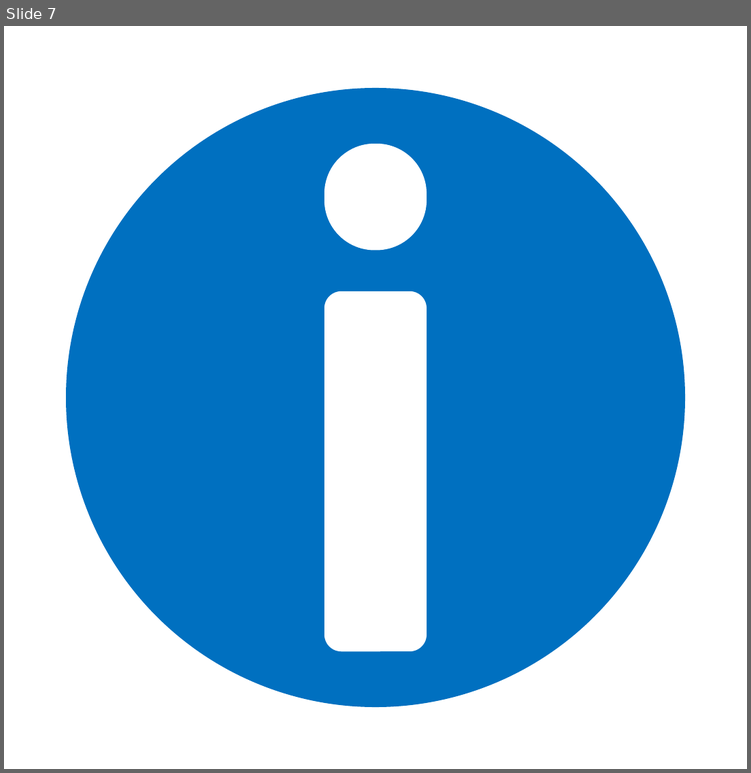
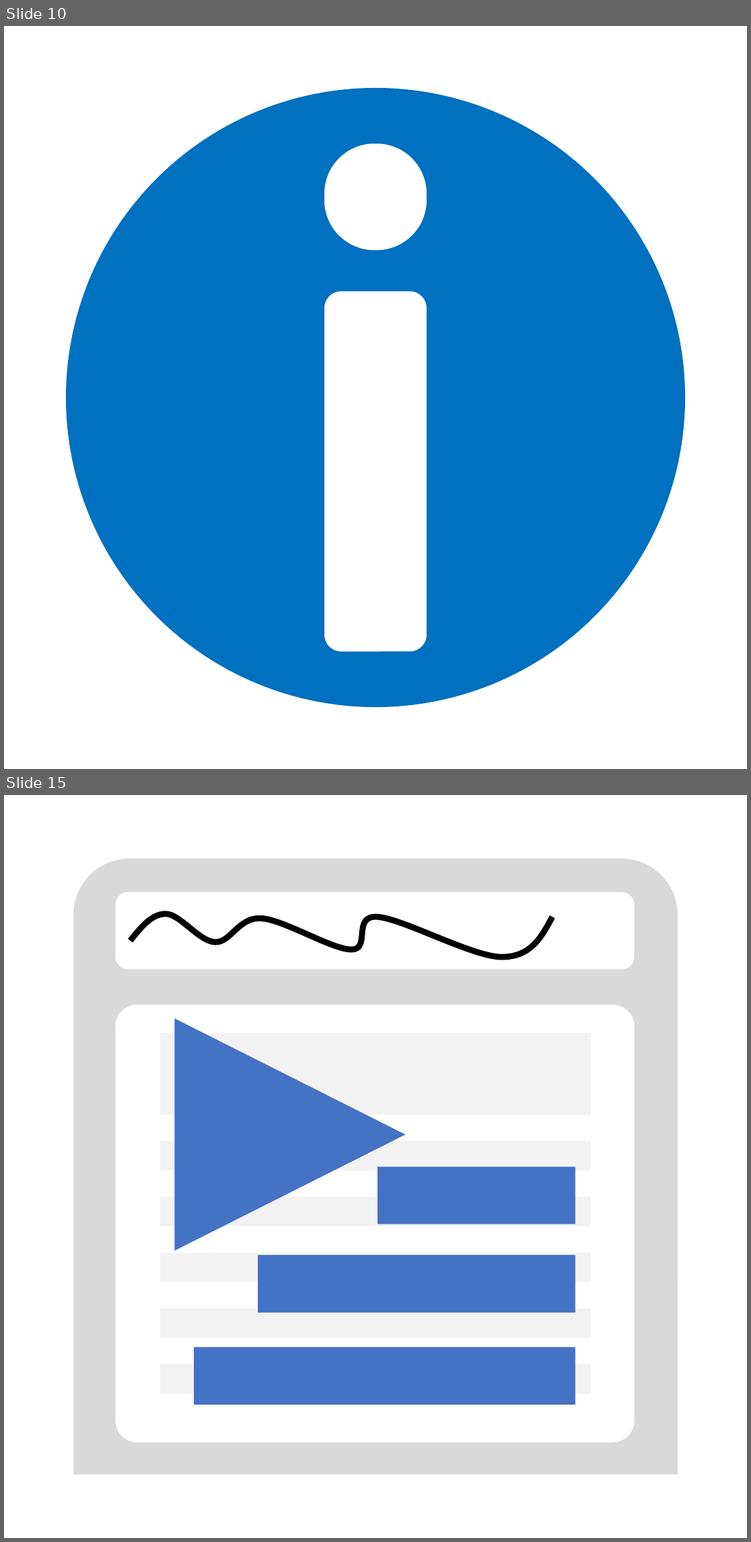
Before and after one commit to alisopp/KaraokeMusicVideoManager, a slide deck: ImageResources/ProjectFiles/menu.pptx. Shown one above the other, each under a label of ours: slide 7 before the commit, slides 10 and 15 after it; the slides between them are not shown. The pictures are 751x773 and 751x1542 pixels, drawn with LibreOffice and Linux fonts; fonts in the diff are those of the drawing. Boxes give left, top, right and bottom in pixels: in the first picture for what was removed or moved away, otherwise in the second. Text is boxed around its words. In the diff, an @@ line names an element or a change of style, - is before the commit and + after.

```diff
--- a/ImageResources/ProjectFiles/menu.pptx
+++ b/ImageResources/ProjectFiles/menu.pptx
@@ slide 15 added at box(4, 795, 747, 1538), background #FFFFFF @@
@@ round same rect added at box(73, 858, 677, 1474), fill #D9D9D9 @@
@@ rounded rectangle added at box(115, 892, 634, 969), fill #FFFFFF @@
@@ freeform shape added at box(130, 914, 552, 957), outline #000000 6 pt @@
@@ rounded rectangle added at box(115, 1004, 634, 1442), fill #FFFFFF @@
@@ rectangle added at box(160, 1032, 590, 1114), fill #F2F2F2 @@
@@ rectangle added at box(160, 1140, 590, 1170), fill #F2F2F2 @@
@@ group added at box(174, 1018, 575, 1404): 3 rectangles, 1 triangle @@
@@ rectangle added at box(160, 1196, 590, 1225), fill #F2F2F2 @@
@@ rectangle added at box(160, 1253, 590, 1282), fill #F2F2F2 @@
@@ rectangle added at box(160, 1308, 590, 1338), fill #F2F2F2 @@
@@ rectangle added at box(160, 1363, 590, 1393), fill #F2F2F2 @@
@@ what was slide 7 is now slide 10 @@
```
Also in this commit, not shown: 13 other slides added, 26 other files.
